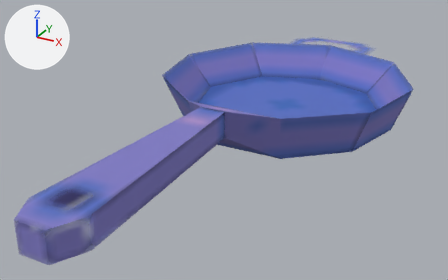
Before and after pictures for a commit that changed the FBX model Assets/3d/Weapons/weapon_pan/pan.fbx.
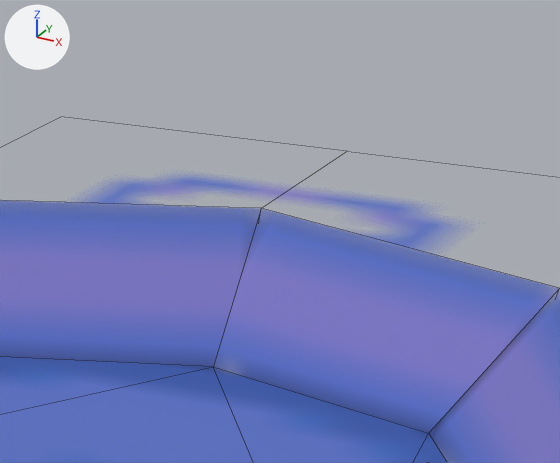
There are two pictures of each version: one whole from a camera (50 mm lens) standing at (41.7, -87.4, 41.8) and looking at (-3.1, -6.1, 1.2), one close up on the part from 61% to 88% of the width and 0% to 36% of the height. The lights are fixed; the arrows at upper left show +X, +Y and +Z. The close-ups show mesh edges as thin lines. Where no turn or scale is listed for an object, it has been applied to the vertices.

The scene before the commit, as lines of its bpy script (objects in view):
```python
me_pan = bpy.data.meshes.new('pan')
me_pan.from_pydata(...)  # 42 vertices, 46 faces; spans x -22.0..22.0, y -51.0..46.0, z 0.0..10.0
me_pan.materials.append(mat_m_260ec6c3_ce56_05ac_f9ea_16fc04616fc6)  # picture img_pan_png
# before: 3 (15.0, 28.0, 8.0) at pixel (559, 288), 5 (0.0, 34.0, 8.0) at pixel (261, 208), 7 (-15.0, 28.0, 8.0), 39 (0.0, 46.0, 8.0), 40 (-15.0, 46.0, 8.0)
# before: 41 (15.0, 46.0, 8.0)
ob_pan = bpy.data.objects.new('pan', me_pan)
ob_pan.location = (0.0, 0.0, 0.0)
```
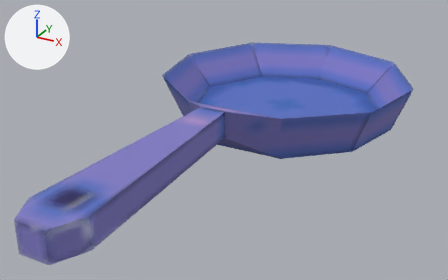
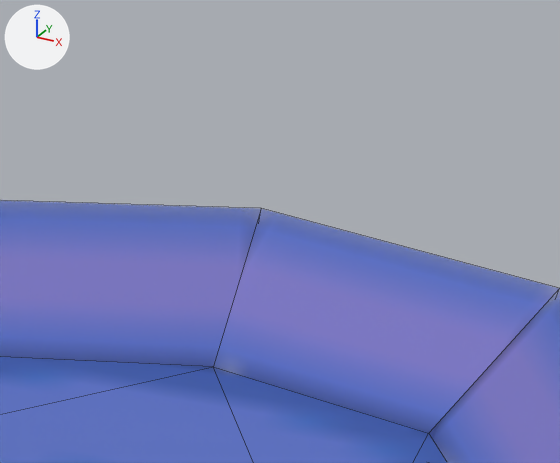
What differs and where, as boxes (x1, y1, x2, y2) in the close-ups (560 x 463 px):
'pan', reshaped: before (0, 176, 560, 463); after (0, 200, 560, 463)
part 1 of me_pan, deleted (blue): before (81, 176, 455, 251)

Edits to the bpy script that builds the scene:
```text
Change me_pan:
    used by ob_pan; location = (0.0, 0.0, 0.0)
    verts and faces of me_pan; kept vertices keep their numbers, new ones are numbered from 42
    remove me_pan.from_pydata(...)  # 42 vertices, 46 faces; spans x -22.0..22.0, y -51.0..46.0, z 0.0..10.0
    add me_pan.from_pydata(...)  # 39 vertices, 44 faces; spans x -22.0..22.0, y -51.0..34.0, z 0.0..10.0
    me_pan part 1
    add delete_vertices([39, 40, 41])  # with the faces that use them
```
